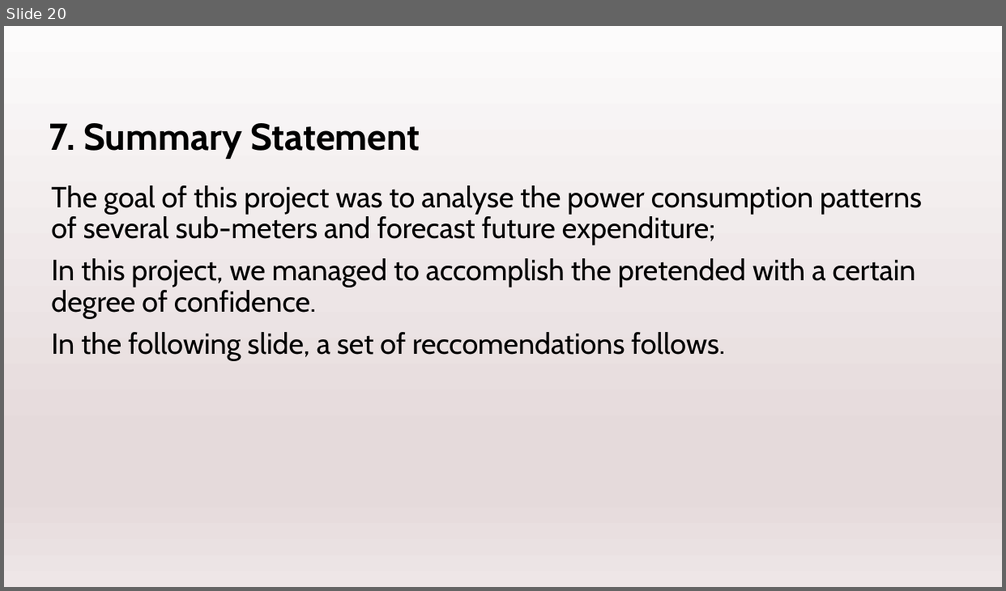
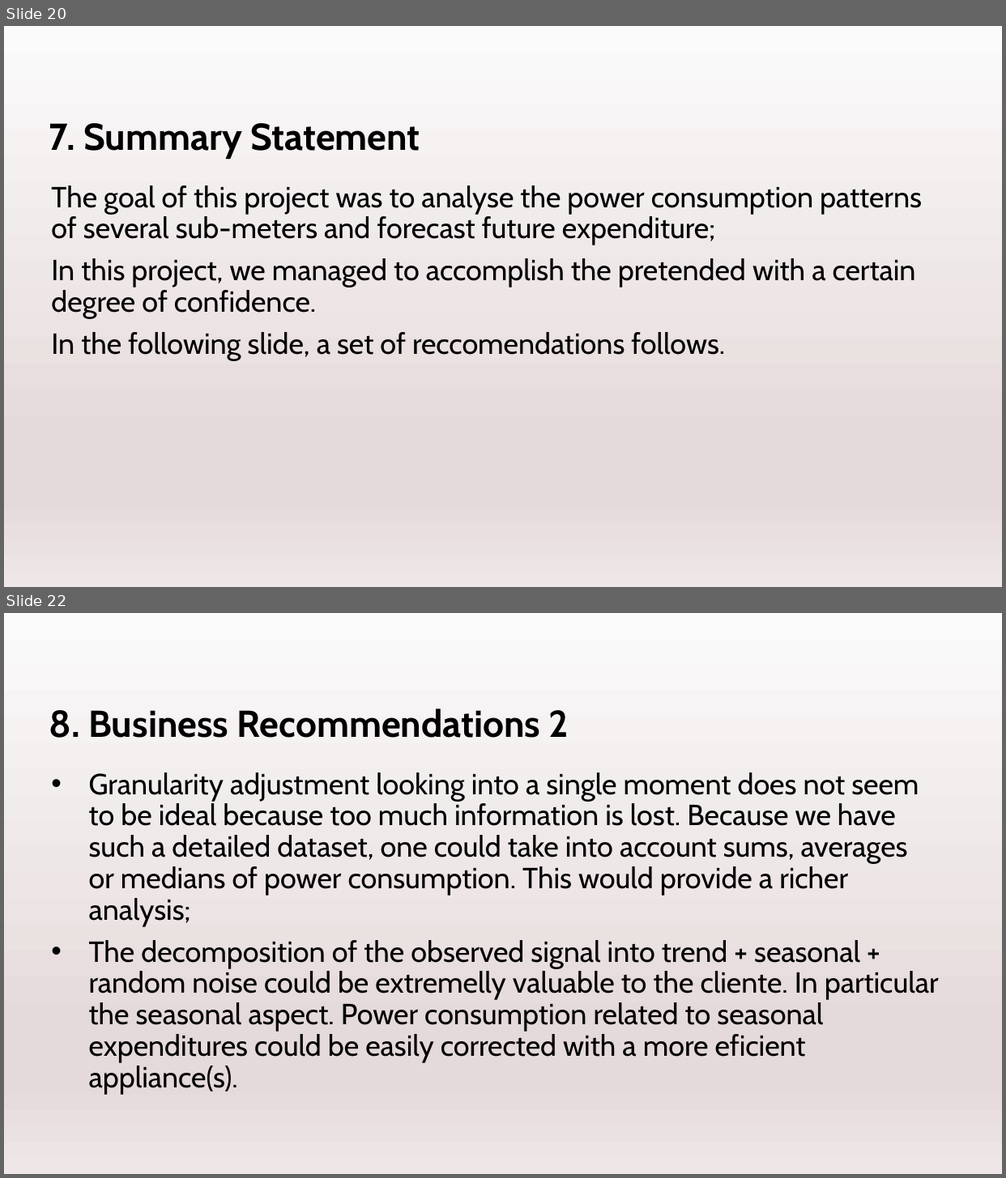
Before and after one commit to TomeBorges/IoT_Deep_Analytics_Visualization, a slide deck: Task2/Task2_ppt.pptx. Shown one above the other, each under a label of ours: slide 20 before the commit, slides 20 and 22 after it; the slides between them are not shown. The pictures are 1006x591 and 1006x1178 pixels, drawn with LibreOffice and Linux fonts; fonts in the diff are those of the drawing. Boxes give left, top, right and bottom in pixels: in the first picture for what was removed or moved away, otherwise in the second. Text is boxed around its words. In the diff, an @@ line names an element or a change of style, - is before the commit and + after.

```diff
--- a/Task2/Task2_ppt.pptx
+++ b/Task2/Task2_ppt.pptx
@@ slide 22 added at [4, 613, 1002, 1174], background gradient #FCFBFB to #E5DADB to #EEE6E7 @@
@@ title added at [49, 709, 569, 738], 36 pt, text #000000, bold @@
+8. Business Recommendations 2
@@ text added at [89, 773, 939, 1095], 28 pt, text #000000 @@
+• Granularity adjustment looking into a single moment does not seem to be ideal because too much information is lost. Because we have such a detailed dataset, one could take into account sums, averages or medians of power consumption. This would provide a richer analysis;
+• The decomposition of the observed signal into trend + seasonal + random noise could be extremelly valuable to the cliente. In particular the seasonal aspect. Power consumption related to seasonal expenditures could be easily corrected with a more eficient appliance(s).
```
Also in this commit, not shown: 1 slide changed, 2 slides removed.
